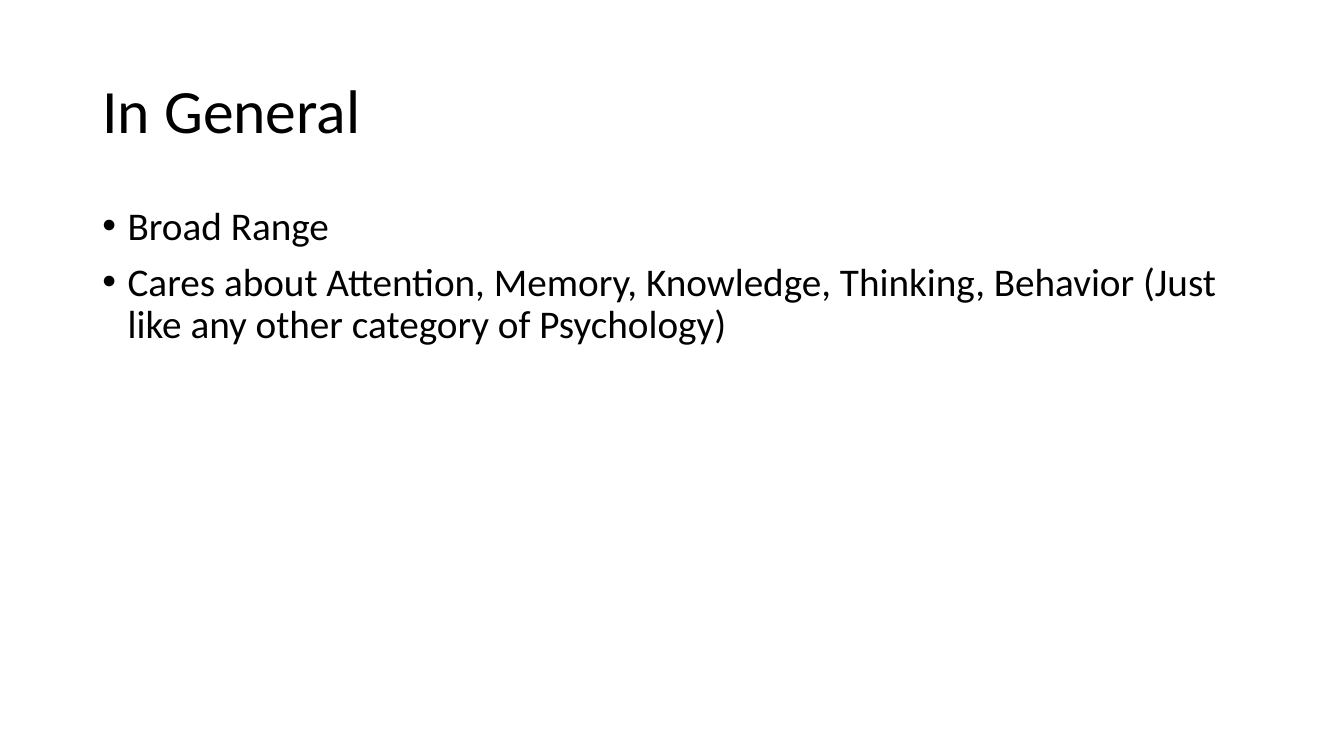
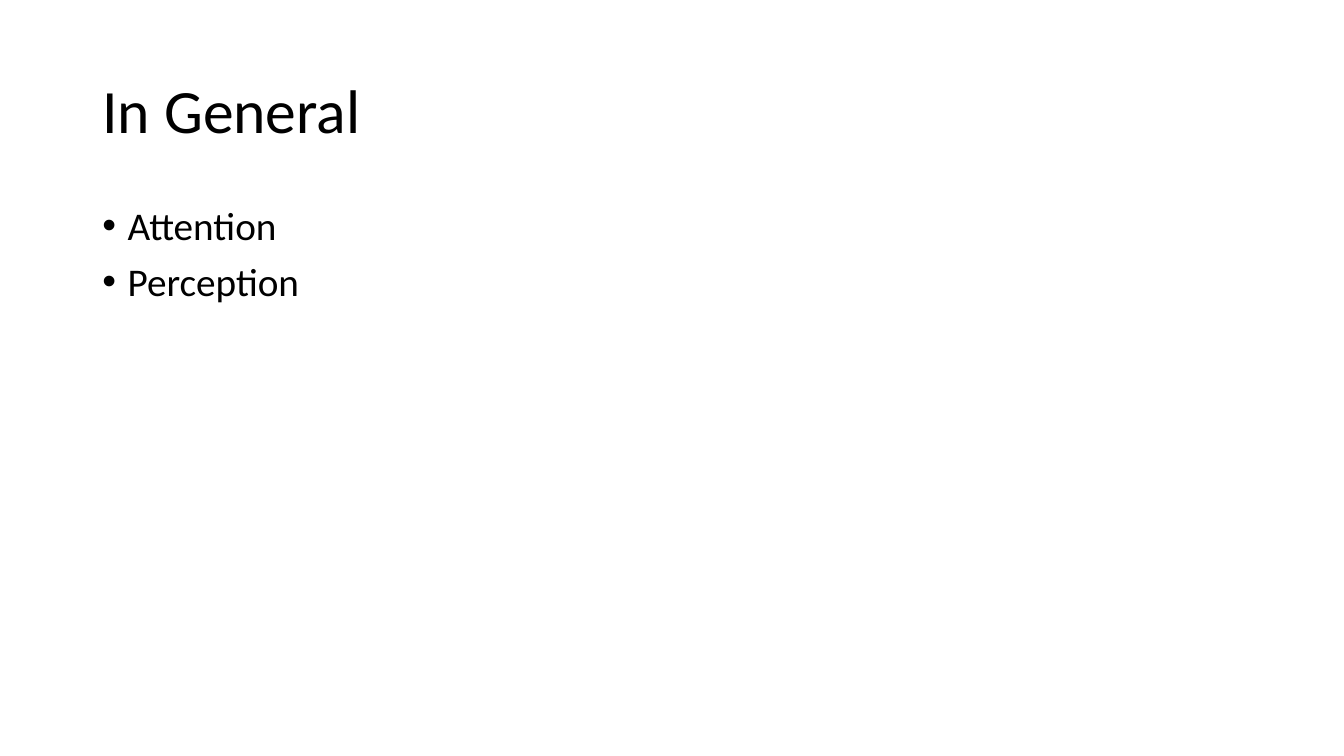
Before and after one commit to PatriciaXiao/Conclusion, a slide deck: slide 9 of Conclusion.pptx (slide 10 before the commit). Drawn at 1344x756 pixels with LibreOffice and Linux fonts; fonts in the diff are those of the drawing. Boxes give left, top, right and bottom in pixels: in the first picture for what was removed or moved away, otherwise in the second. Text is boxed around its words. In the diff, an @@ line names an element or a change of style, - is before the commit and + after.

```diff
--- a/Conclusion.pptx
+++ b/Conclusion.pptx
@@ text at [128, 213, 299, 303]: text changed @@
-• Broad Range
-• Cares about Attention, Memory, Knowledge, Thinking, Behavior (Just like any other category of Psychology)
+• Attention
+• Perception
```
Also in this commit, not shown: 9 other slides changed, 1 slide removed, 4 other files.
